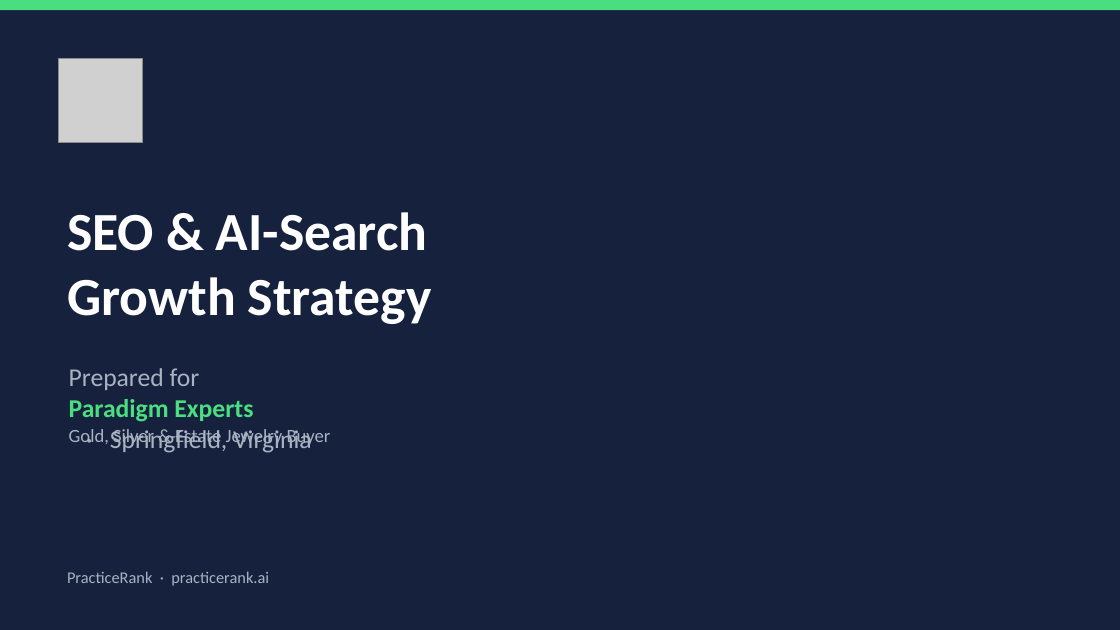
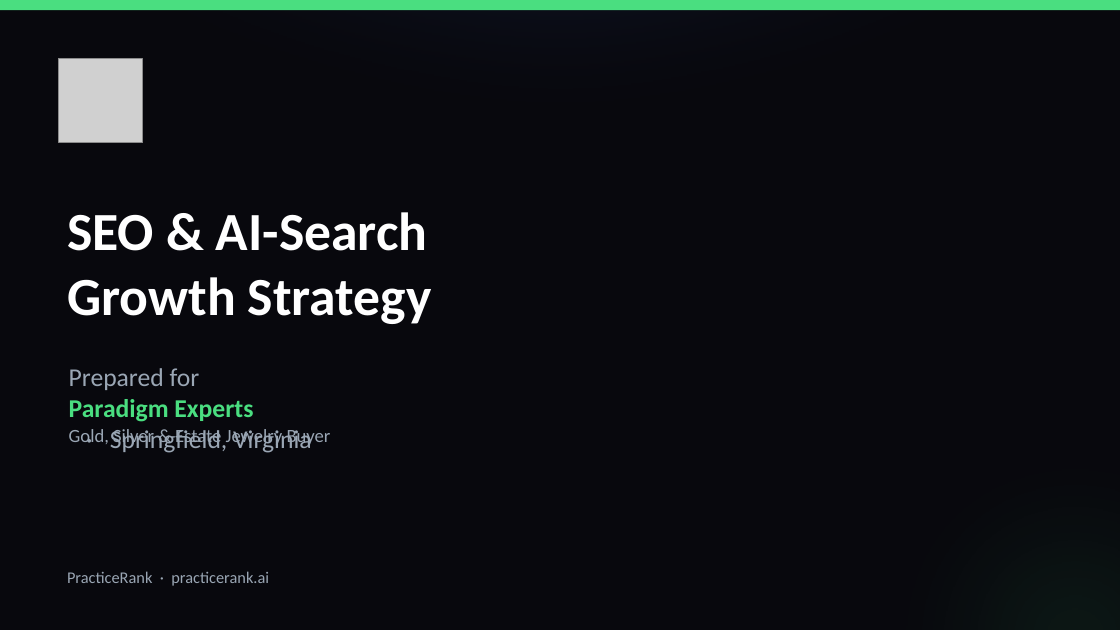
Before and after one commit to sathvik-vadlakunta/inCentivee, a slide deck: slide 1 of deliverables/PracticeRank-SEO-Strategy-Paradigm-Experts.pptx. Drawn at 1120x630 pixels with LibreOffice and Linux fonts; fonts in the diff are those of the drawing; grey boxes stand for pictures. Boxes give left, top, right and bottom in pixels: in the first picture for what was removed or moved away, otherwise in the second. Text is boxed around its words. In the diff, an @@ line names an element or a change of style, - is before the commit and + after.

Commit message:
deck: rebrand to practicerank.ai dark mode (near-black + radial glows + green)
Match the site's dark aesthetic and elevate: #08080d base, soft radial navy
glow (top) + faint green corner glow via soft-edge ellipses, subtle card
borders, green tick + accent rule on section headings, per-slide footer with
logo mark + page number. Refined palette (white 86%/muted/faint text).

```diff
--- a/deliverables/PracticeRank-SEO-Strategy-Paradigm-Experts.pptx
+++ b/deliverables/PracticeRank-SEO-Strategy-Paradigm-Experts.pptx
@@ rectangle at box(0, 0, 1120, 630): fill #16213E to #08080D @@
@@ ellipse added at box(0, 0, 1120, 155), fill #16213E at 46% opacity @@
@@ ellipse added at box(781, 344, 1120, 630), fill #4ADE80 at 12% opacity @@
@@ text at box(69, 368, 312, 453): text colour #A8B3C2 to #9AA6B4 in "Prepared for", "· Springfield, Virginia" @@
@@ text "Gold, Silver & Estate Jewelry ..." at box(69, 427, 331, 448): text colour #A8B3C2 to #9AA6B4 @@
@@ text "PracticeRank · practicerank.ai" at box(67, 571, 269, 586): text colour #A8B3C2 to #9AA6B4 @@
```
Also in this commit, not shown: 12 other slides changed, 1 other file.
